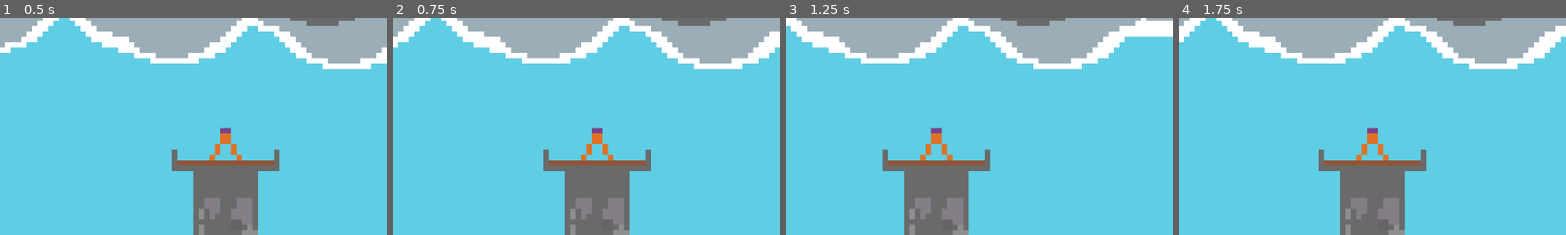
Above: before the commit, frames 1-4 (left to right).
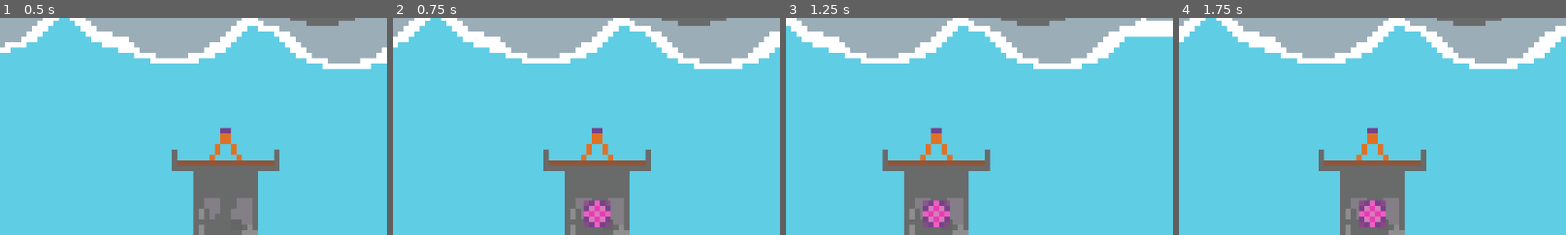
Above: after the commit, the same moments.

Repository: rtxd/TowerDefender
Game: Godot game, scene res://Scene1.tscn
Two runs of this game, one before a commit and one after it. Both use one fixed random seed, a clock stepped at 60 frames per second and the inputs below.
Inputs (mouse positions are % of the whole screen's width and height, from its top left):
- Up to frame 1 (0.5 s): no input
- Up to frame 2 (0.75 s): tap Enter at 0.5 s; move the mouse to (72, 45) at 0.52 s; hold Right (ui_right) from 0.53 s (still down); click (72, 45) at 0.6 s
- Up to frame 3 (1.25 s): keep holding Right (ui_right)
- Up to frame 4 (1.75 s): move the mouse to (30, 55) at 1.27 s; release Right (ui_right) at 1.28 s; hold Left (ui_left) from 1.28 s (still down); click (30, 55) at 1.35 s
The pictures show only the part of the screen within x 24-74%, y 27-77%; the shares and areas given below are measured in that part.

Frame 1 is identical in both runs. In frame 2, 0.9% of the frame differs, in the area x 49-57%, y 83-97%; in frame 3, 0.9%, in the area x 35-43%, y 83-97%; in frame 4, 0.9%.

Commit message:
spawn missile

Diff:
--- a/Scene1.tscn
+++ b/Scene1.tscn
@@ -1,15 +1,21 @@
-[gd_scene load_steps=4 format=3 uid="uid://bwc428eyfhu"]
+[gd_scene load_steps=5 format=3 uid="uid://bwc428eyfhu"]
 
 [ext_resource type="Texture2D" uid="uid://cdr2opuup8oxr" path="res://assets/backdrop.png" id="1_bahgr"]
 [ext_resource type="Script" path="res://scripts/CameraScript.gd" id="2_0rqgc"]
 [ext_resource type="Texture2D" uid="uid://bf006xerxvfh0" path="res://assets/Tower_v1.png" id="3_4t5yx"]
+[ext_resource type="Script" path="res://scripts/Tower.gd" id="4_om5oa"]
 
 [node name="Node2D" type="Node2D"]
 
 [node name="Backdrop" type="Sprite2D" parent="."]
 texture_filter = 1
+position = Vector2(104, 42)
 texture = ExtResource("1_bahgr")
 centered = false
+offset = Vector2(-104, -42)
+
+[node name="Node2D" type="Node2D" parent="Backdrop"]
+position = Vector2(0.391365, 0.301815)
 
 [node name="MainCamera" type="Camera2D" parent="."]
 script = ExtResource("2_0rqgc")
@@ -18,3 +24,4 @@
 texture_filter = 1
 position = Vector2(104, 58)
 texture = ExtResource("3_4t5yx")
+script = ExtResource("4_om5oa")
--- /dev/null
+++ b/prefabs/missile.tscn
@@ -0,0 +1,20 @@
+[gd_scene load_steps=4 format=3 uid="uid://638cnixmhd5u"]
+
+[ext_resource type="Script" path="res://scripts/Missile.gd" id="1_mqntu"]
+[ext_resource type="Texture2D" uid="uid://c21xw75h0hlu8" path="res://assets/missile.png" id="2_gsgmp"]
+
+[sub_resource type="CircleShape2D" id="CircleShape2D_yjr44"]
+radius = 2.0
+
+[node name="Missile" type="Area2D"]
+scale = Vector2(1.01066, 1)
+gravity_space_override = 1
+gravity_point_unit_distance = 0.003
+script = ExtResource("1_mqntu")
+
+[node name="MissileSprite" type="Sprite2D" parent="."]
+texture_filter = 1
+texture = ExtResource("2_gsgmp")
+
+[node name="CollisionShape2D" type="CollisionShape2D" parent="."]
+shape = SubResource("CircleShape2D_yjr44")
--- a/project.godot
+++ b/project.godot
@@ -14,3 +14,11 @@
 run/main_scene="res://Scene1.tscn"
 config/features=PackedStringArray("4.2", "Forward Plus")
 config/icon="res://icon.svg"
+
+[input]
+
+mouse_left={
+"deadzone": 0.5,
+"events": [Object(InputEventMouseButton,"resource_local_to_scene":false,"resource_name":"","device":-1,"window_id":0,"alt_pressed":false,"shift_pressed":false,"ctrl_pressed":false,"meta_pressed":false,"button_mask":0,"position":Vector2(0, 0),"global_position":Vector2(0, 0),"factor":1.0,"button_index":1,"canceled":false,"pressed":false,"double_click":false,"script":null)
+]
+}
--- /dev/null
+++ b/scripts/Missile.gd
@@ -0,0 +1,16 @@
+extends Area2D
+
+@export var mass := 0.25
+
+var velocity = Vector2(1,3)
+
+func _init(bulletSpawnPos: Vector2):
+	print('init')
+	position = bulletSpawnPos
+	pass
+
+func _process(delta):
+	print('process')
+	velocity += gravity_direction*gravity*mass
+	position += velocity * delta
+	rotation = velocity.angle()
--- /dev/null
+++ b/scripts/Tower.gd
@@ -0,0 +1,13 @@
+extends Sprite2D
+
+const Missile = preload("res://prefabs/missile.tscn")
+
+func _ready():
+	pass
+
+
+func _process(delta):
+	if Input.is_action_just_pressed("mouse_left"):
+		print('mouse left clicked')
+		var missile_instance = Missile.instantiate()
+		add_child(missile_instance)
